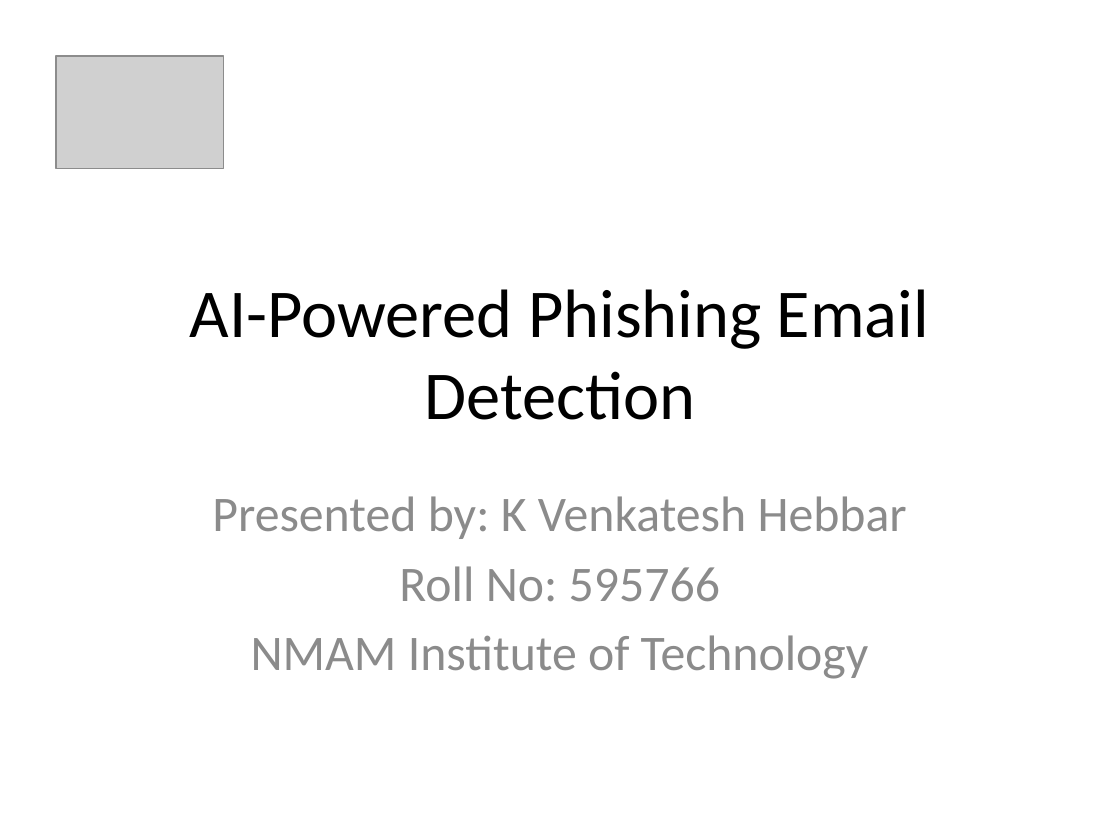
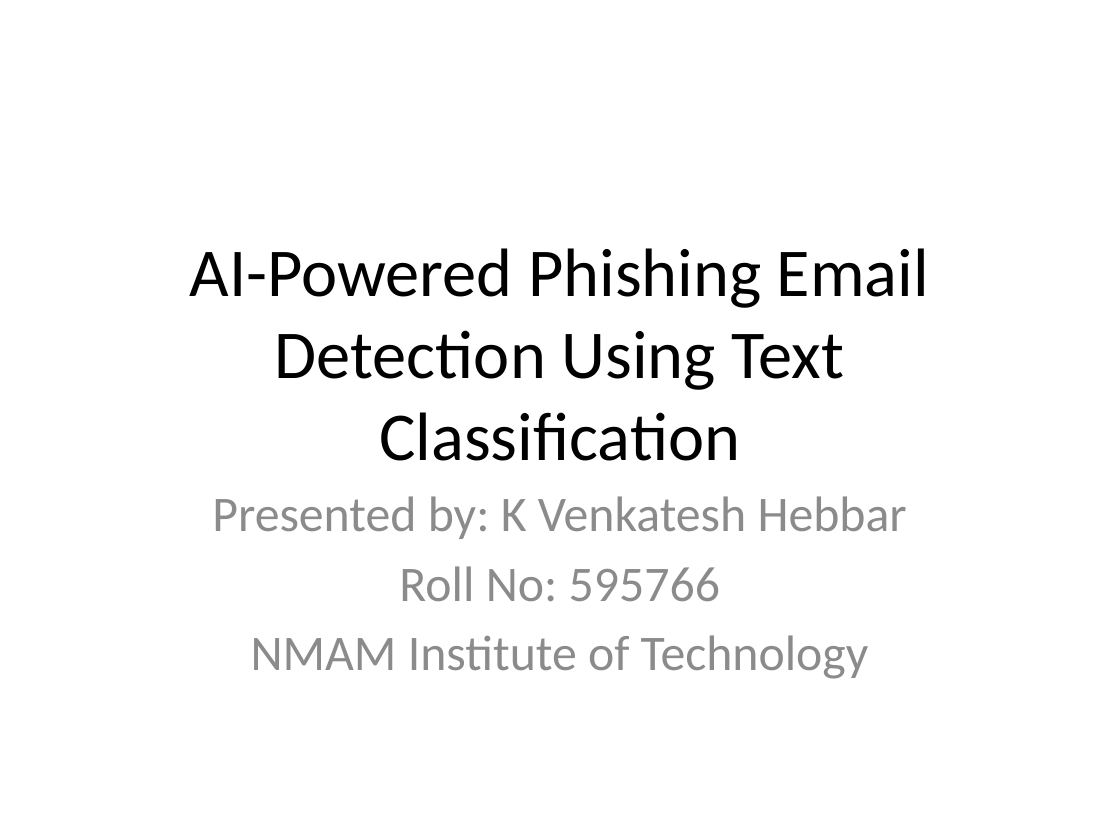
Before and after one commit to Venkat-sy/Internship, a slide deck: slide 1 of IICT/fake_mail_project_ppt.pptx. Drawn at 1120x840 pixels with LibreOffice and Linux fonts; fonts in the diff are those of the drawing; grey boxes stand for pictures. Boxes give left, top, right and bottom in pixels: in the first picture for what was removed or moved away, otherwise in the second. Text is boxed around its words. In the diff, an @@ line names an element or a change of style, - is before the commit and + after.

```diff
--- a/IICT/fake_mail_project_ppt.pptx
+++ b/IICT/fake_mail_project_ppt.pptx
@@ picture removed at [56, 56, 224, 168] @@
@@ title at [190, 248, 929, 461]: text changed @@
-AI-Powered Phishing Email Detection
+AI-Powered Phishing Email Detection Using Text Classification
```
Also in this commit, not shown: 4 other slides changed, 1 slide removed, 6 other files.
